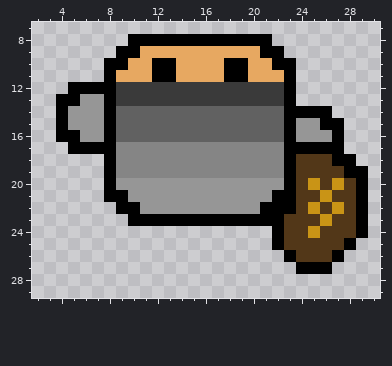
Pixel-art sprite -- resrc/player_bag_3.png. Above is the file before it was changed.
The file is 32x32 pixels. Shown: x 2..30, y 7..29.
The result:
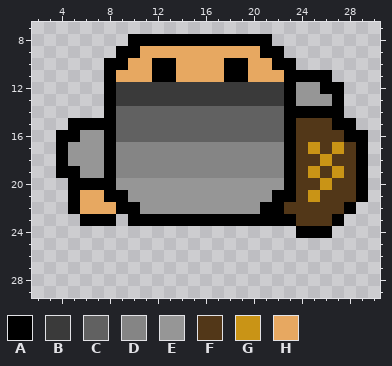
Palette (. is transparent): A #000000  B #3a3a3a  C #616161  D #858585  E #969696  F #523718  G #c99416  H #e7a861
Diff:
Changed rows in their new state; - is an unchanged pixel.
first column x 4:
11 --------------------AAA---
12 -...----------------EEAA--
13 ....----------------EEEA--
14 ....-------------------A--
15 .AAA----------------FFF-A-
16 --------------------FFFFAA
17 AEEE----------------FGFGFA
18 AEEE------------------GFFA
19 AAEE-----------------G-GF-
20 -AAA-----------------FGF--
21 -AHH-----------------GF---
22 -AHHH--------------F-F-FA.
23 --AAA--------------A--FA..
24 ------------------..AAA...
25 ------------------.......-
26 -------------------.....--
27 --------------------...---
Pixel boxes of the changes (left, top, right, bottom) in both pictures:
changed: (272, 70, 368, 274)
changed: (56, 82, 116, 226)
